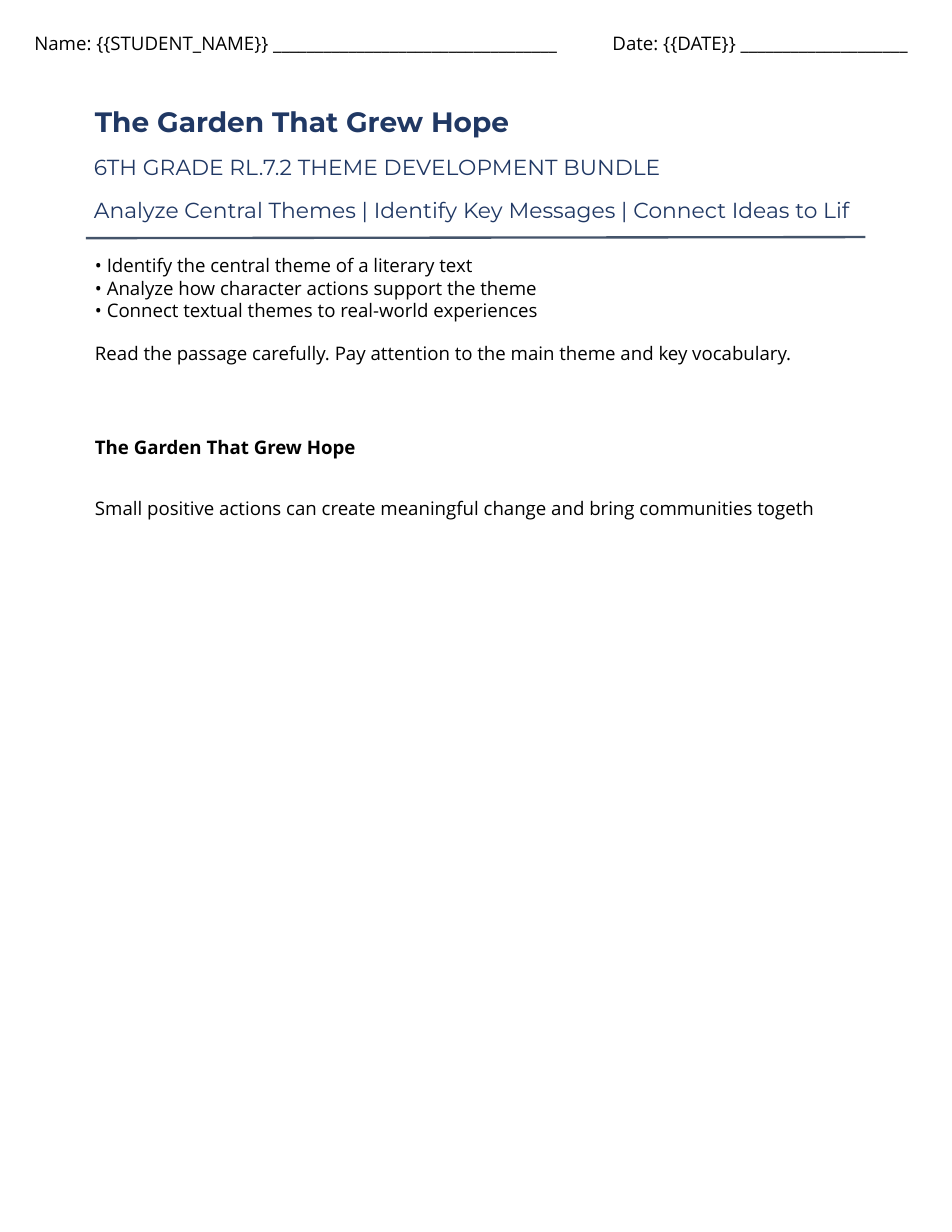
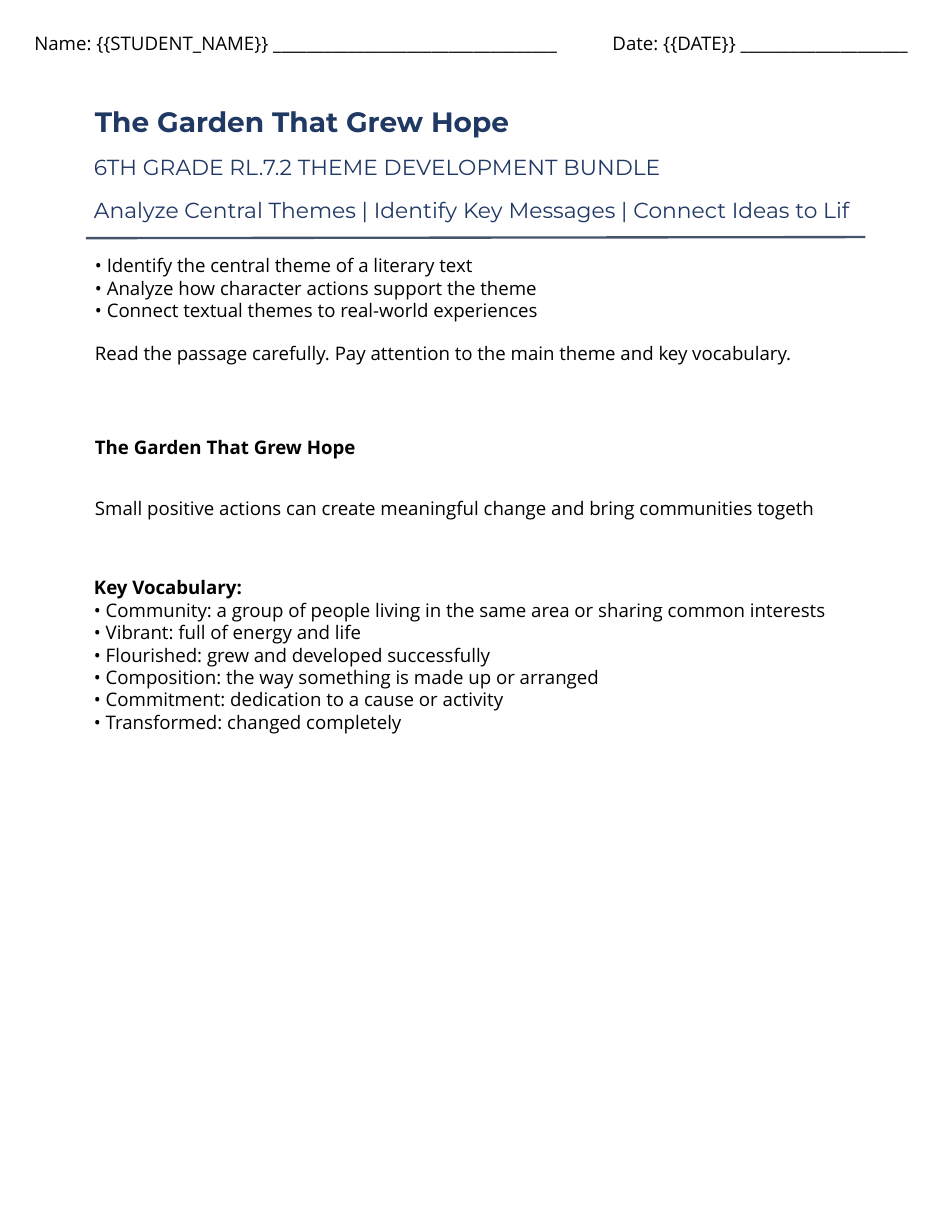
Before and after one commit to buttmazhar844-lang/rbb_engine_backend, a slide deck: slide 1 of rbb-drive/product_5/anchor_reading_passage.pptx. Drawn at 952x1232 pixels with LibreOffice and Linux fonts; fonts in the diff are those of the drawing; background and template pictures are left out. Boxes give left, top, right and bottom in pixels: in the first picture for what was removed or moved away, otherwise in the second. Text is boxed around its words. In the diff, an @@ line names an element or a change of style, - is before the commit and + after.

```diff
--- a/rbb-drive/product_5/anchor_reading_passage.pptx
+++ b/rbb-drive/product_5/anchor_reading_passage.pptx
@@ text added at (94,579,825,734), 12 pt, text #000000 @@
+Key Vocabulary:
+• Community: a group of people living in the same area or sharing common interests
+• Vibrant: full of energy and life
+• Flourished: grew and developed successfully
+• Composition: the way something is made up or arranged
+• Commitment: dedication to a cause or activity
+• Transformed: changed completely
```
Also in this commit, not shown: 2 slides added, 2 slides removed, 7 other files.
